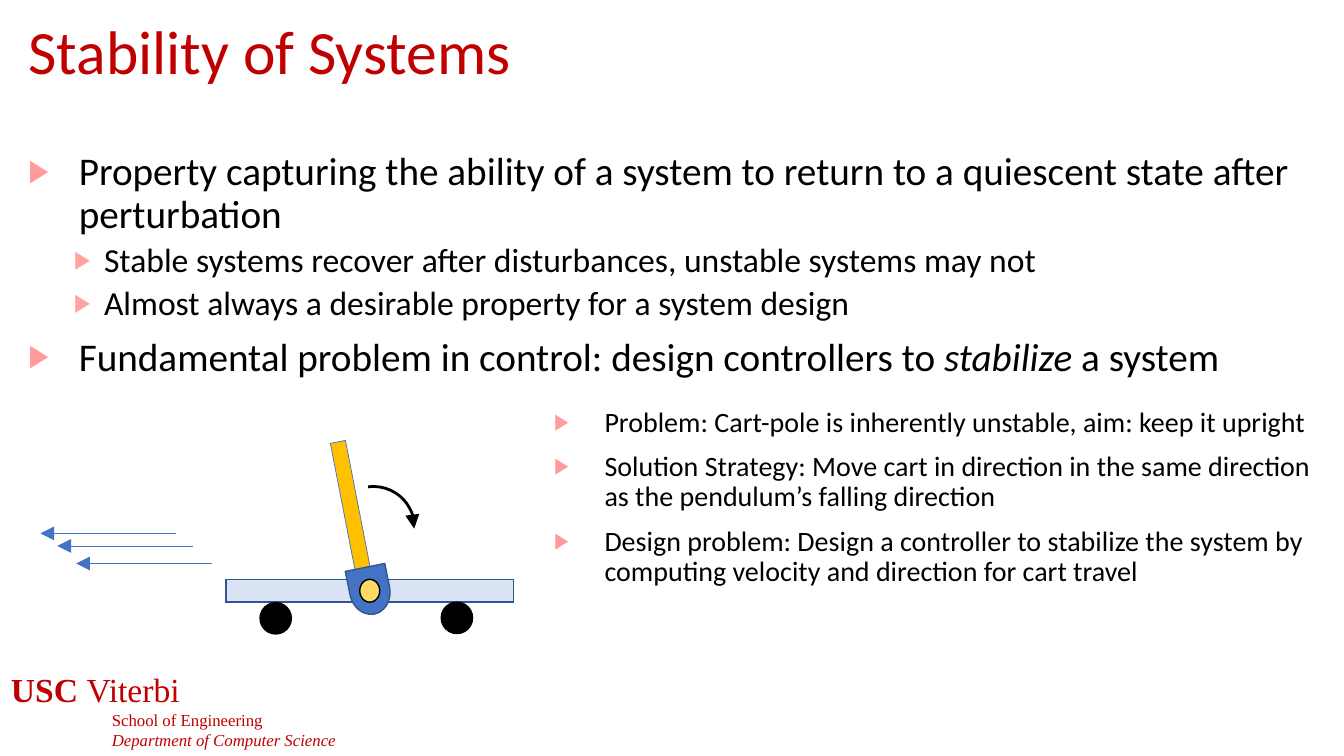
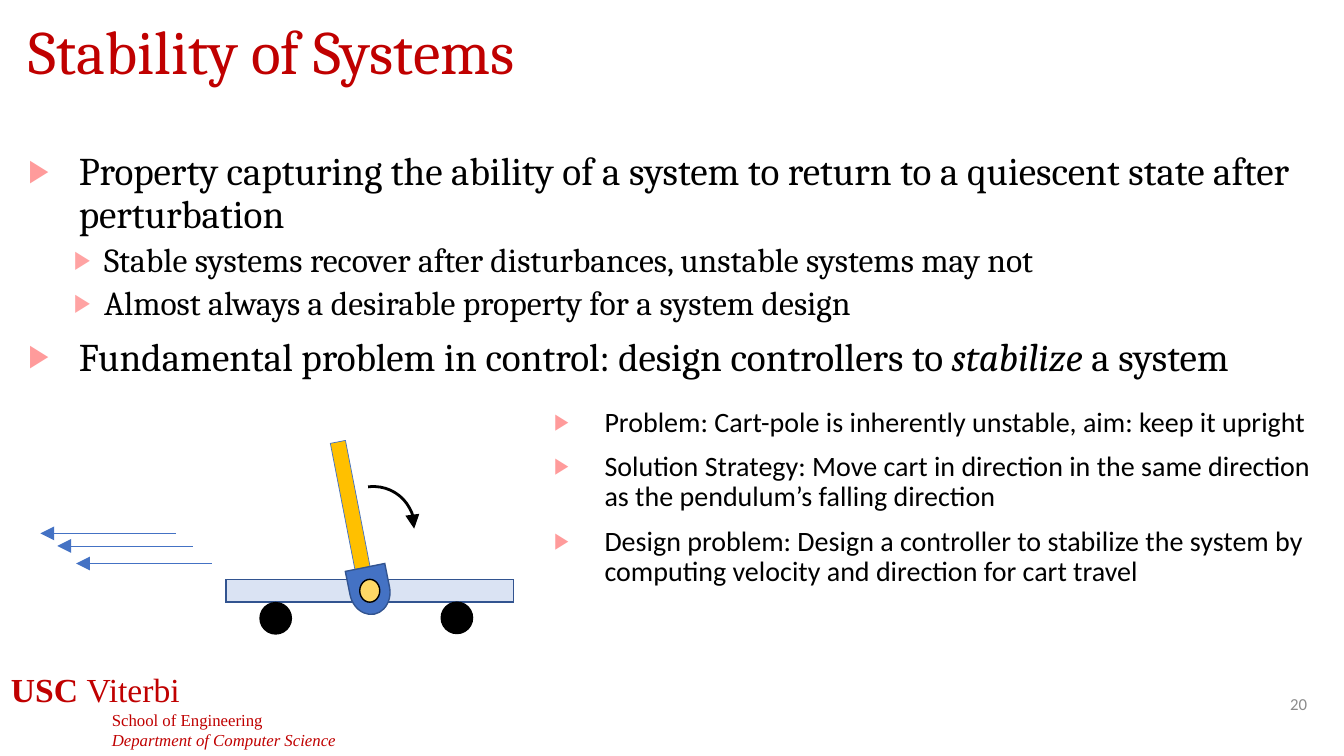
Before and after one commit to jdeshmukh/jdeshmukh.github.io, a slide deck: slide 20 of teaching/cs513-autocps-fall-2026/slides/DynamicalSystems.pptx. Drawn at 1344x756 pixels with LibreOffice and Linux fonts; fonts in the diff are those of the drawing; background and template pictures are left out. Boxes give left, top, right and bottom in pixels: in the first picture for what was removed or moved away, otherwise in the second. Text is boxed around its words. In the diff, an @@ line names an element or a change of style, - is before the commit and + after.

```diff
--- a/teaching/cs513-autocps-fall-2026/slides/DynamicalSystems.pptx
+++ b/teaching/cs513-autocps-fall-2026/slides/DynamicalSystems.pptx
@@ title "Stability of Systems" at bbox=[28, 30, 515, 88]: font Calibri to Cambria @@
@@ text "Property capturing the ability of ..." at bbox=[79, 157, 1289, 380]: font Calibri to Cambria @@
@@ page number added at bbox=[1290, 699, 1307, 710], 12 pt, text #8C8C8C @@
+20
```
Also in this commit, not shown: 25 other slides changed, 3 other files.
